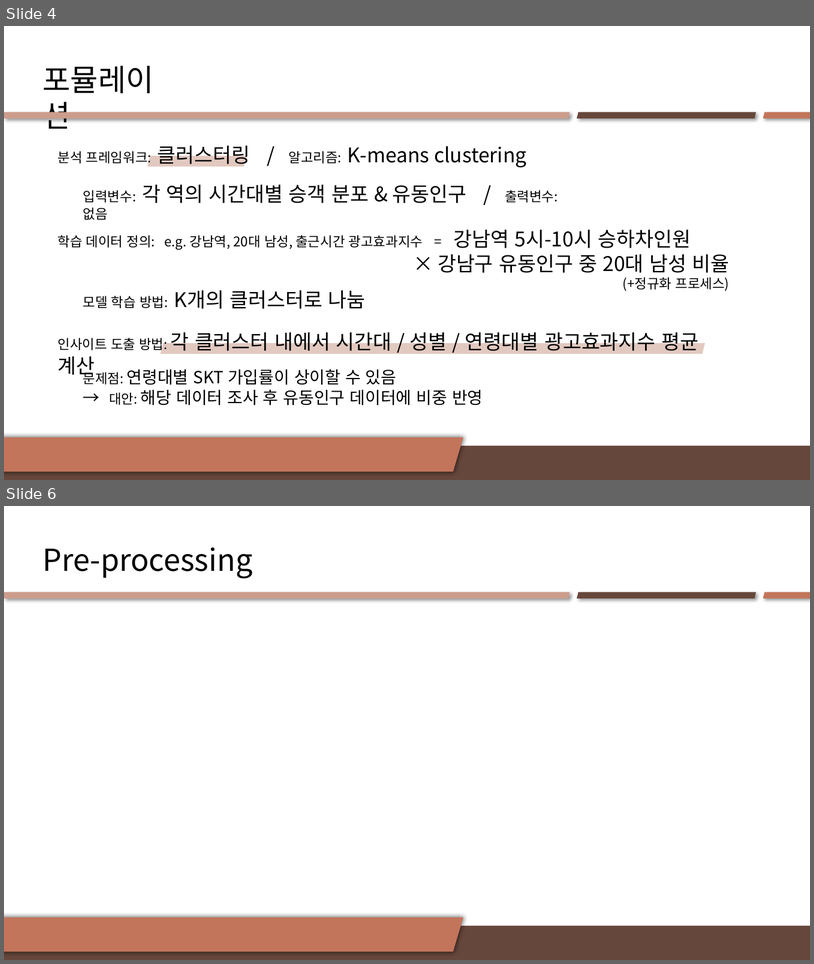
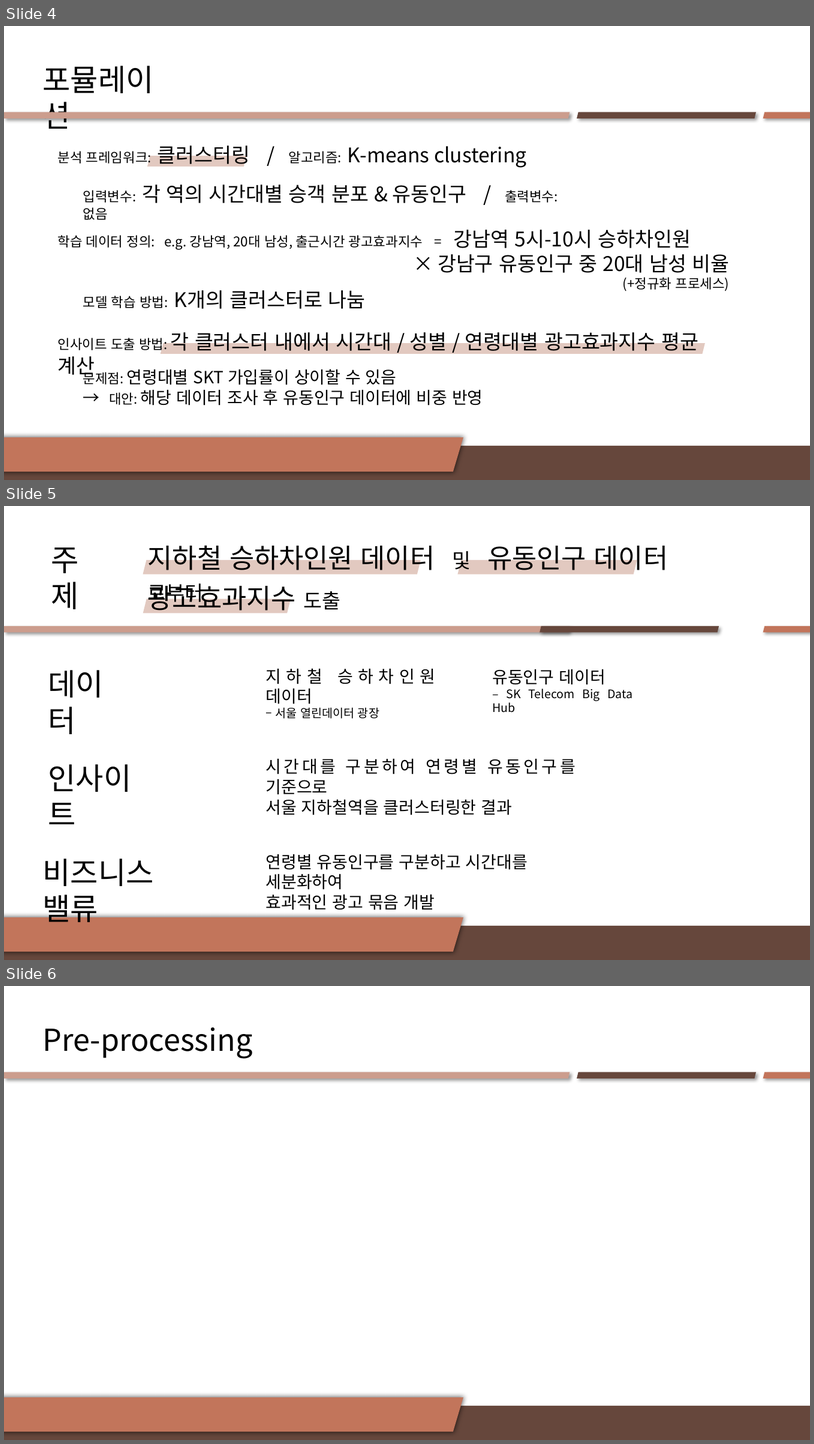
Before and after one commit to yoona3316/Datamining_subway, a slide deck: 프로젝트 중간발표_김민재, 송한결, 정유나.pptx. Shown one above the other, each under a label of ours: slides 4 and 6 before the commit, slides 4, 5 and 6 after it; the slides between them are not shown. The pictures are 814x964 and 814x1444 pixels, drawn with LibreOffice and Linux fonts; fonts in the diff are those of the drawing. Boxes give left, top, right and bottom in pixels: in the first picture for what was removed or moved away, otherwise in the second. Text is boxed around its words. In the diff, an @@ line names an element or a change of style, - is before the commit and + after.

```diff
--- a/프로젝트 중간발표_김민재, 송한결, 정유나.pptx
+++ b/프로젝트 중간발표_김민재, 송한결, 정유나.pptx
@@ slide 5 added at (4, 506, 810, 960), background #FFFFFF @@
@@ text added at (148, 541, 669, 606), 32 pt, text #000000 @@
+지하철 승하차인원 데이터 및 유동인구 데이터 로부터
@@ text added at (51, 547, 79, 609), 36 pt, text #000000 @@
+주제
@@ parallelogram added at (143, 560, 422, 574), fill #E2C9C0 @@
@@ parallelogram added at (458, 560, 638, 574), fill #E2C9C0 @@
@@ text added at (148, 580, 341, 615), 32 pt, text #000000 @@
+광고효과지수 도출
@@ parallelogram added at (143, 598, 291, 613), fill #E2C9C0 @@
@@ freeform shape added at (4, 626, 570, 632), fill #CC9D8D @@
@@ freeform shape added at (540, 626, 720, 632), fill #66473C @@
@@ freeform shape added at (764, 626, 810, 632), fill #C2755B @@
@@ text added at (48, 670, 104, 734), 36 pt, text #000000 @@
+데이터
@@ text added at (266, 668, 435, 718), 20 pt, text #000000 @@
+지하철 승하차인원 데이터
+– 서울 열린데이터 광장
@@ text added at (492, 669, 633, 712), 14 pt, text #000000 @@
+유동인구 데이터
+– SK Telecom Big Data Hub
@@ text added at (48, 764, 131, 824), 36 pt, text #000000 @@
+인사이트
@@ text added at (266, 758, 576, 815), 20 pt, text #000000 @@
+시간대를 구분하여 연령별 유동인구를 기준으로
+서울 지하철역을 클러스터링한 결과
@@ text added at (42, 858, 153, 927), 36 pt, text #000000 @@
+비즈니스 밸류
@@ text added at (266, 853, 528, 910), 20 pt, text #000000 @@
+연령별 유동인구를 구분하고 시간대를 세분화하여
+효과적인 광고 묶음 개발
@@ freeform shape added at (4, 918, 464, 952), fill #C2755B @@
@@ rectangle added at (4, 925, 810, 960), fill #66473C @@
```
Also in this commit, not shown: 1 slide changed, 1 other slide added, 2 slides removed.
